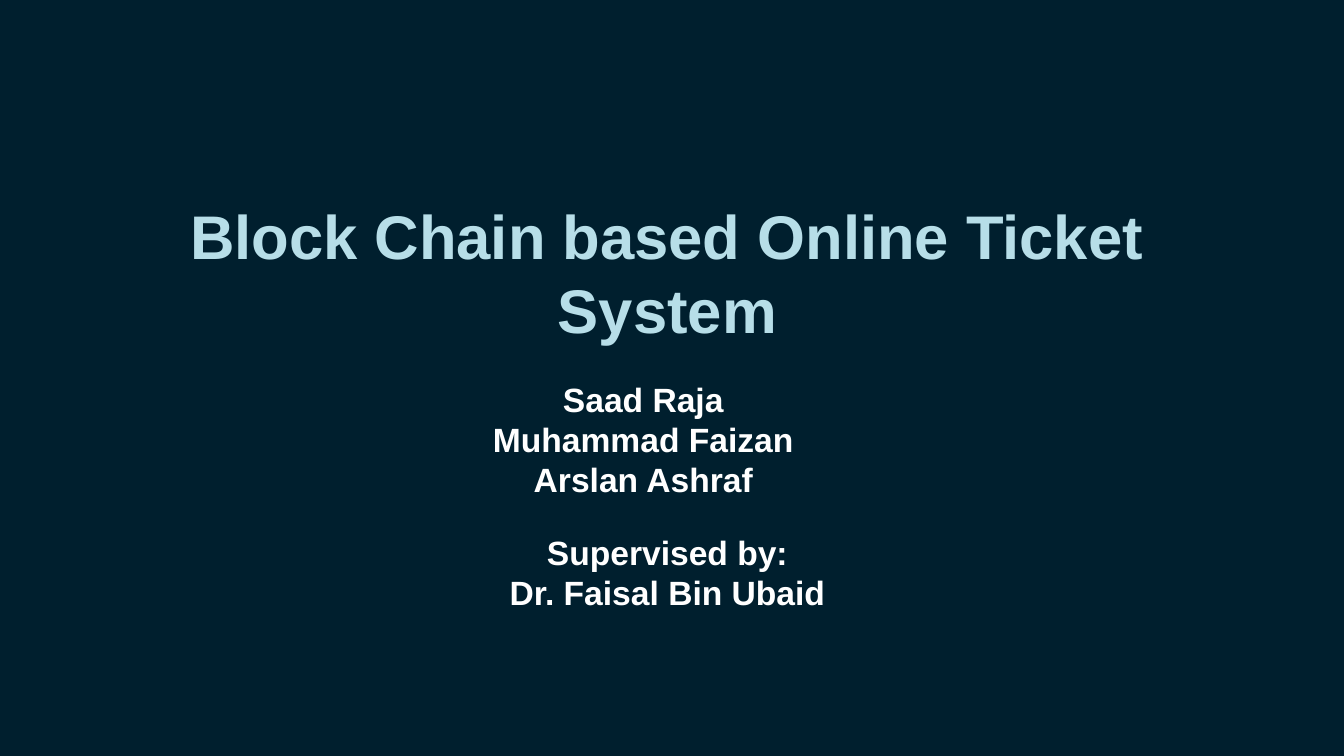
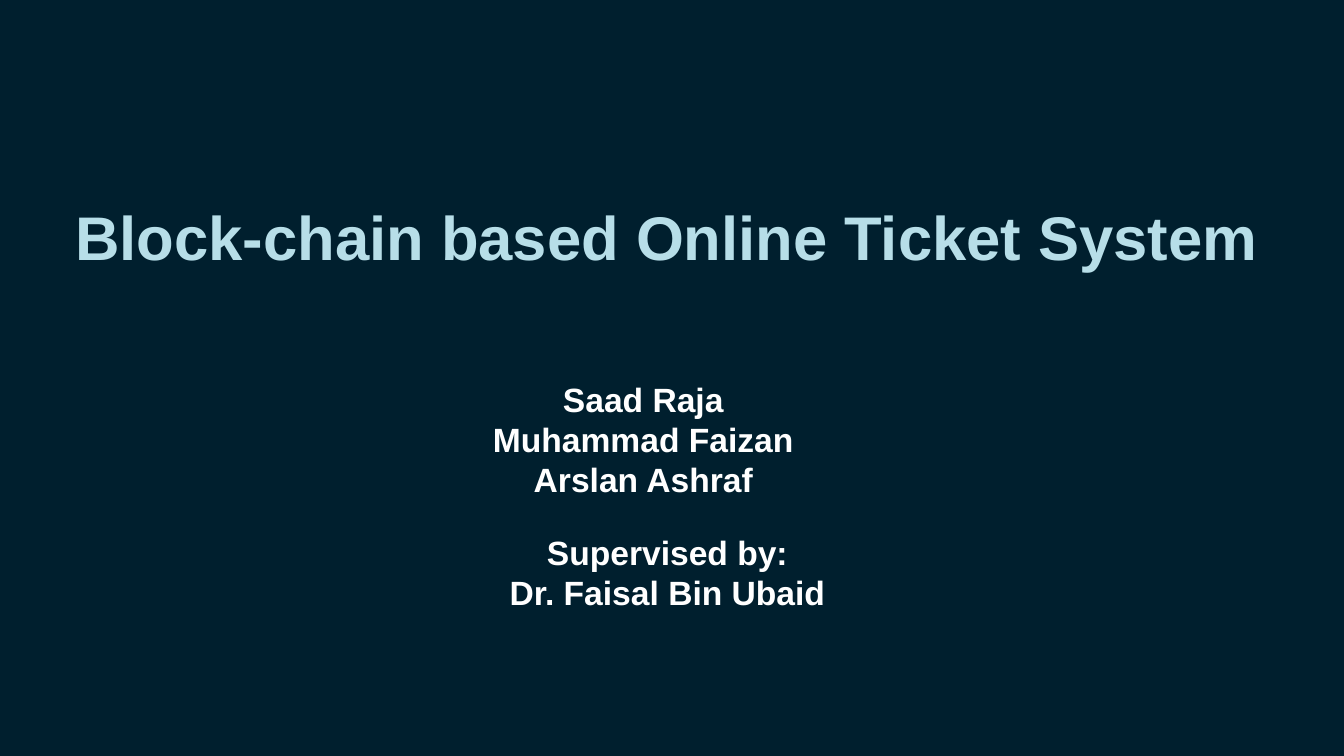
Before and after one commit to saadraj4/fyp, a slide deck: slide 1 of Blockchain Ticketing System Mid Defence presentation.pptx. Drawn at 1344x756 pixels with LibreOffice and Linux fonts; fonts in the diff are those of the drawing; background and template pictures are left out. Boxes give left, top, right and bottom in pixels: in the first picture for what was removed or moved away, otherwise in the second. Text is boxed around its words. In the diff, an @@ line names an element or a change of style, - is before the commit and + after.

```diff
--- a/Blockchain Ticketing System Mid Defence presentation.pptx
+++ b/Blockchain Ticketing System Mid Defence presentation.pptx
@@ text at <box>75,215,1257,271</box>: text changed @@
-Block Chain based Online Ticket System
+Block-chain based Online Ticket System
```
Also in this commit, not shown: 1 slide added.
